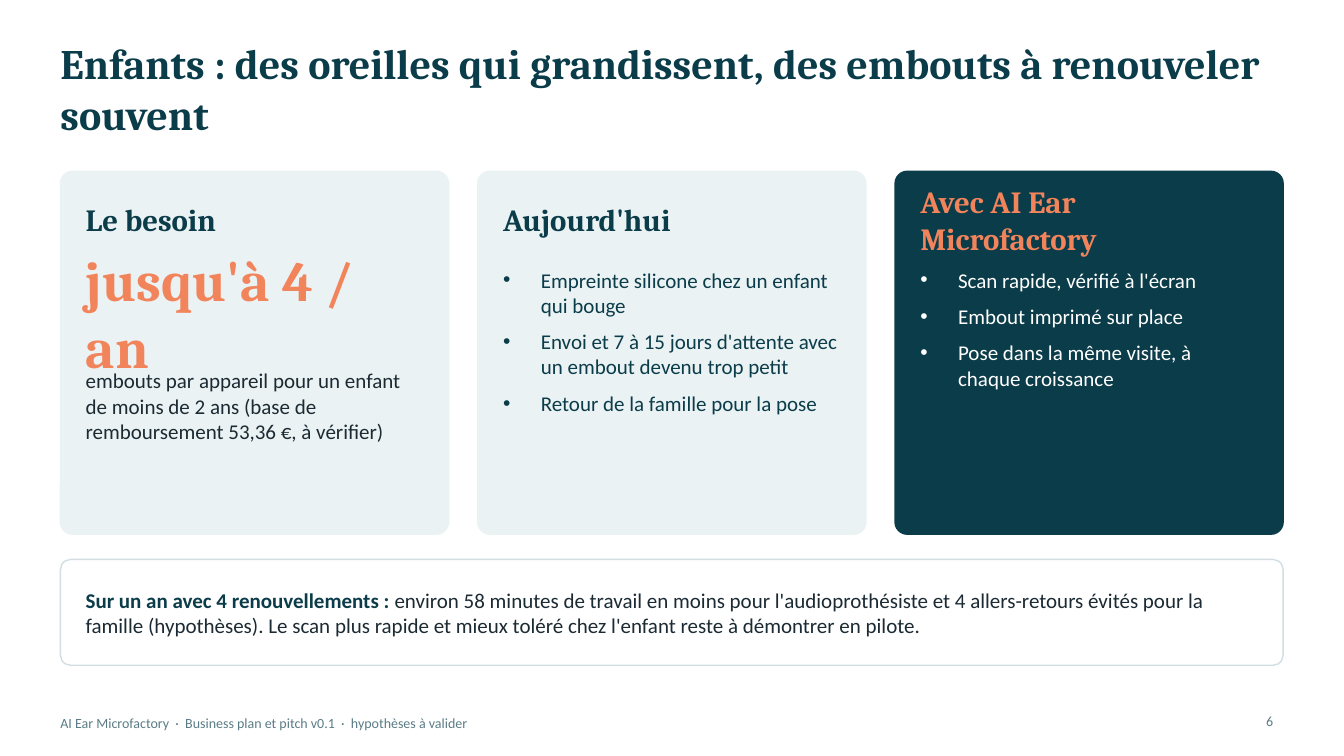
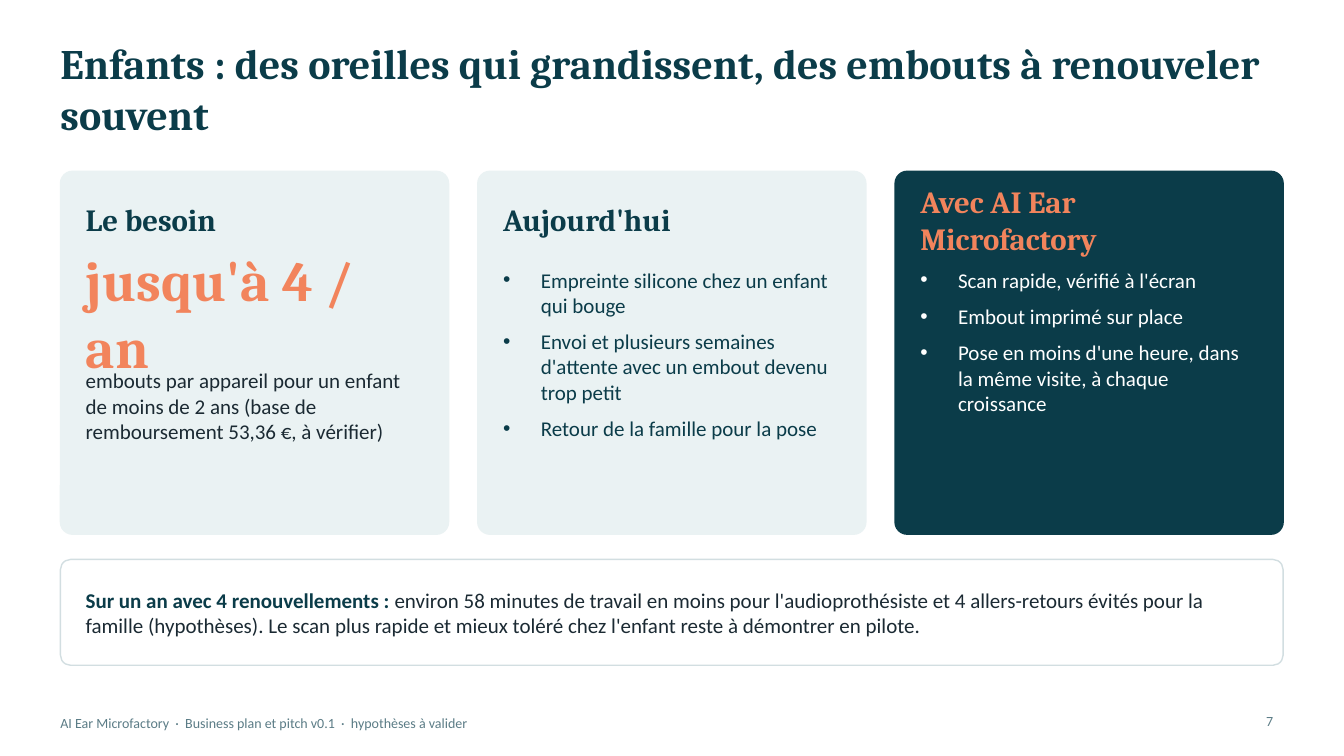
Before and after one commit to kreuille/Symphony_reborn, a slide deck: slide 7 of business/AI_Ear_Microfactory_Pitch_FR.pptx (slide 6 before the commit). Drawn at 1344x756 pixels with LibreOffice and Linux fonts; fonts in the diff are those of the drawing. Boxes give left, top, right and bottom in pixels: in the first picture for what was removed or moved away, otherwise in the second. Text is boxed around its words. In the diff, an @@ line names an element or a change of style, - is before the commit and + after.

```diff
--- a/business/AI_Ear_Microfactory_Pitch_FR.pptx
+++ b/business/AI_Ear_Microfactory_Pitch_FR.pptx
@@ text at (541,334,828,404): text changed @@
-• Envoi et 7 à 15 jours d'attente avec un embout devenu trop petit
+• Envoi et plusieurs semaines d'attente avec un embout devenu trop petit
@@ text at (958,345,1239,411): text changed @@
-• Pose dans la même visite, à chaque croissance
+• Pose en moins d'une heure, dans la même visite, à chaque croissance
@@ page number at (1266,717,1273,726): text changed @@
-6
+7
```
Also in this commit, not shown: 9 other slides changed, 1 slide added, 5 other files.
